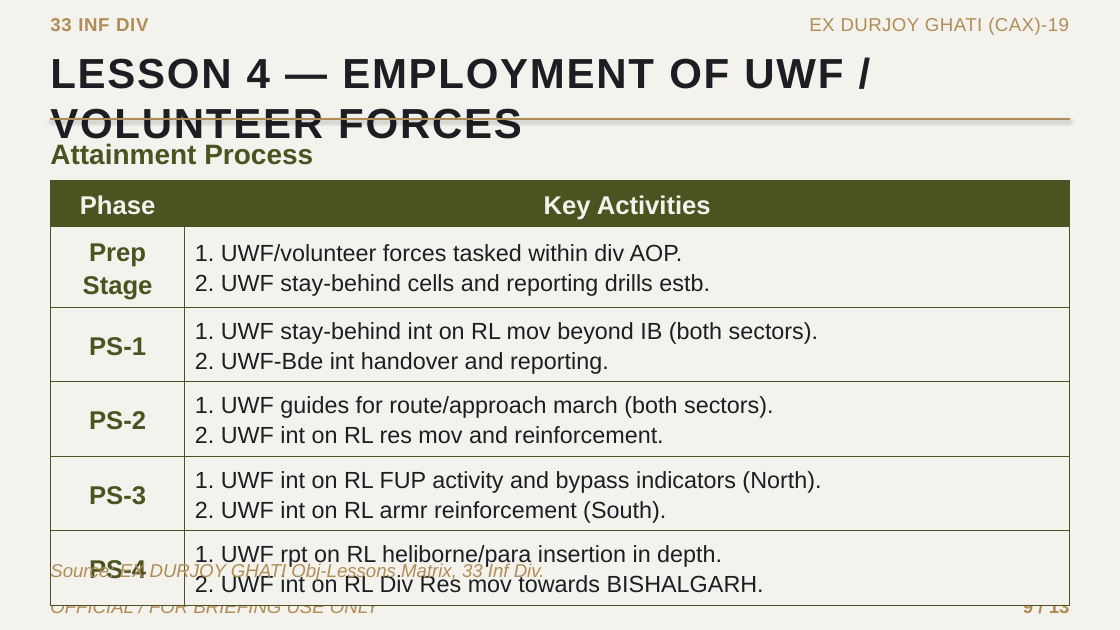
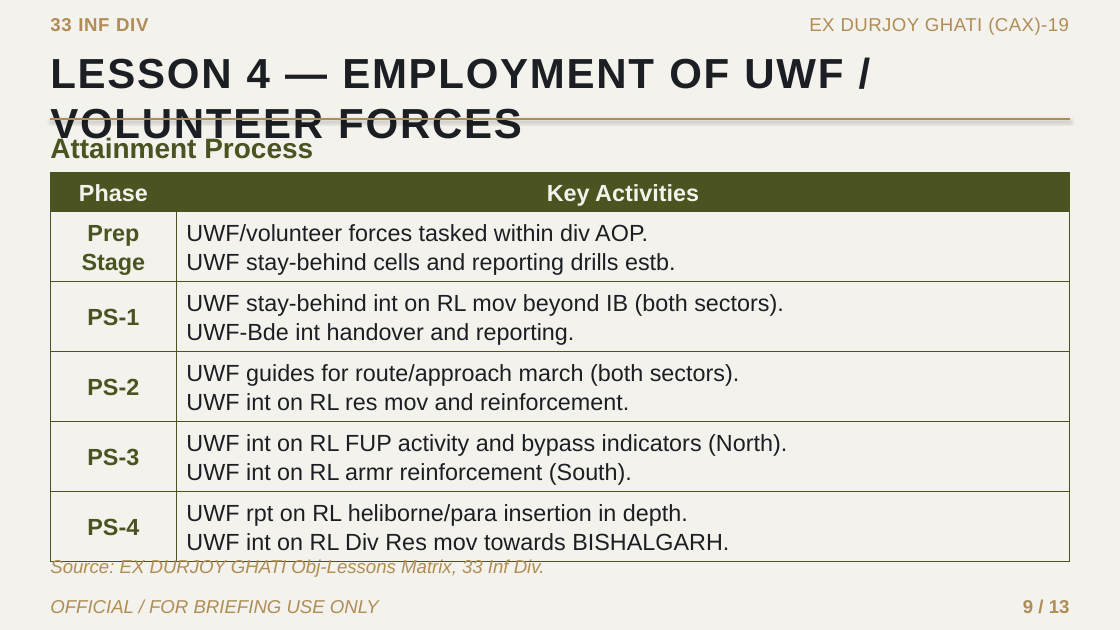
Before and after one commit to tahminulrimon-cloud/kimi, a slide deck: slide 9 of EX_DURJOY_GHATI_CAX19_Brief.pptx. Drawn at 1120x630 pixels with LibreOffice and Linux fonts; fonts in the diff are those of the drawing. Boxes give left, top, right and bottom in pixels: in the first picture for what was removed or moved away, otherwise in the second. Text is boxed around its words. In the diff, an @@ line names an element or a change of style, - is before the commit and + after.

```diff
--- a/EX_DURJOY_GHATI_CAX19_Brief.pptx
+++ b/EX_DURJOY_GHATI_CAX19_Brief.pptx
@@ background #FFFFFF to #F4F2EC @@
@@ rectangle removed at [0, 0, 1120, 630] @@
@@ text "Attainment Process": place and size @@
-text "Attainment Process" at [50, 143, 313, 165]
+text "Attainment Process" at [50, 136, 313, 159]
@@ table at [50, 172, 1070, 555] @@
-row 2, column 2: 1. UWF/volunteer forces tasked within div AOP. / 2. UWF stay-behind cells and reporting drills estb.
+row 2, column 2: UWF/volunteer forces tasked within div AOP. / UWF stay-behind cells and reporting drills estb.
-row 3, column 2: 1. UWF stay-behind int on RL mov beyond IB (both sectors). / 2. UWF-Bde int handover and reporting.
+row 3, column 2: UWF stay-behind int on RL mov beyond IB (both sectors). / UWF-Bde int handover and reporting.
-row 4, column 2: 1. UWF guides for route/approach march (both sectors). / 2. UWF int on RL res mov and reinforcement.
+row 4, column 2: UWF guides for route/approach march (both sectors). / UWF int on RL res mov and reinforcement.
-row 5, column 2: 1. UWF int on RL FUP activity and bypass indicators (North). / 2. UWF int on RL armr reinforcement (South).
+row 5, column 2: UWF int on RL FUP activity and bypass indicators (North). / UWF int on RL armr reinforcement (South).
-row 6, column 2: 1. UWF rpt on RL heliborne/para insertion in depth. / 2. UWF int on RL Div Res mov towards BISHALGARH.
+row 6, column 2: UWF rpt on RL heliborne/para insertion in depth. / UWF int on RL Div Res mov towards BISHALGARH.
@@ size 22 to 20 pt in "Phase", "Key Activities", "Prep Stage", "PS-1" and 3 more places @@
@@ line spacing 1.15 to 1.1 @@
@@ table: place and size @@
-table at [50, 181, 1070, 597]
+table at [50, 172, 1070, 555]
@@ text "Source: EX DURJOY GHATI Obj-Lessons ...": place and size @@
-text "Source: EX DURJOY GHATI Obj-Lessons ..." at [50, 562, 545, 581]
+text "Source: EX DURJOY GHATI Obj-Lessons ..." at [50, 558, 545, 577]
```
Also in this commit, not shown: 12 other slides changed.
